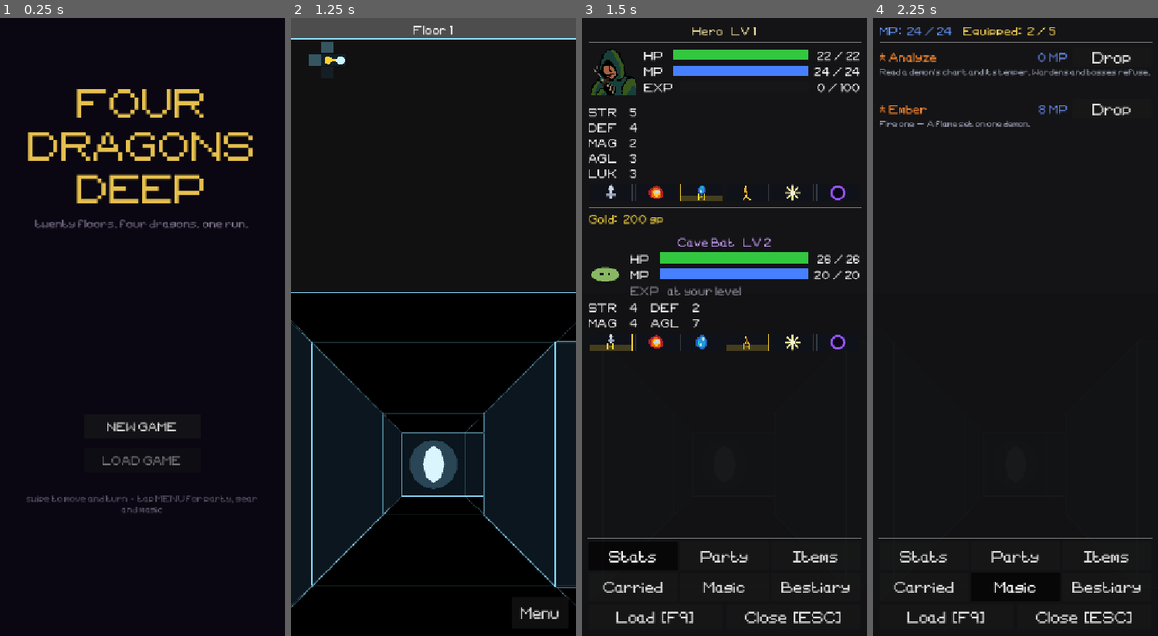
Above: before the commit, frames 1-4 (left to right).
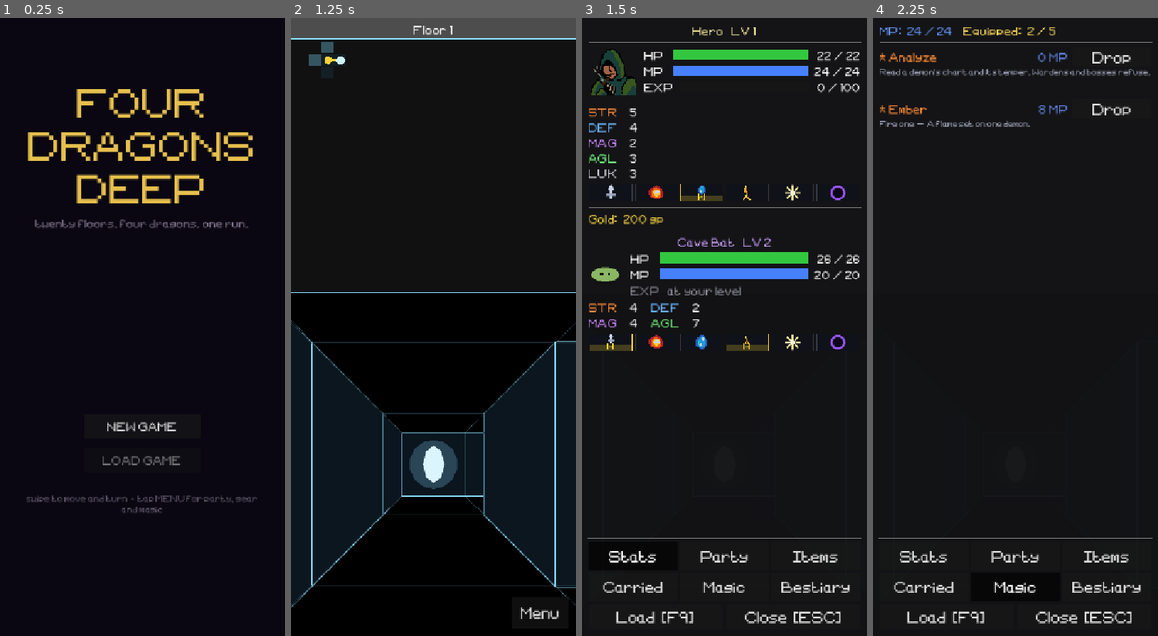
Above: after the commit, the same moments.

Repository: tausiftt5238/four-dragons-deep
Game: Godot game, scene res://scenes/title.tscn
Two runs of this game, one before a commit and one after it. Both use one fixed random seed, a clock stepped at 60 frames per second and the inputs below.
Inputs:
- Up to frame 1 (0.25 s): no input
- Up to frame 2 (1.25 s): click "NEW GAME" at 0.5 s
- Up to frame 3 (1.5 s): click "Menu" at 1.25 s
- Up to frame 4 (2.25 s): click "Magic" at 2 s

Frames 1-2 are identical in both runs. In frame 3, 0.6% of the frame differs, in the area x 2-34%, y 14-51%; in frame 4, nothing differs.

Commit message:
buffs and debuffs show as coloured arrows, one colour per stat
StageArrows replaces the "ATK+2 AGL-1" text under every combatant: four fixed
places (ATK, MAG, DEF, AGL), each in its own colour, with up arrows for a buff
and down arrows for a debuff, one per stack in a 2x2 block. Ailments stay as
words on their own line above the arrows on the party side.

The same colours mark STR/MAG/DEF/AGL on the Stats tab, both level-up
screens, and the stat word in the battle log when a buff or debuff lands.
How to Play gets the colour key.

Co-Authored-By: Claude Opus 5.5 <noreply@anthropic.com>
Claude-Session: https://claude.ai/code/session_01ELZ4VLfjEDYgo7tACjR4Rw

Diff:
--- a/scripts/ui/combat_scene.gd
+++ b/scripts/ui/combat_scene.gd
@@ -1402,9 +1402,9 @@
 	# BBCode, so a buff and a debuff in the same stack read as two colours
 	# instead of one averaged verdict. Always one line tall, and it shrinks
 	# rather than widening the column when the stack is long.
-	var stage_lbl: RichTextLabel = FitRichText.new(10, 7, 2)
-	stage_lbl.add_theme_color_override("default_color", Color(0.72, 0.78, 0.86))
-	col.add_child(stage_lbl)
+	var stages: StageArrows = StageArrows.new()
+	stages.member = foe
+	col.add_child(stages)
 
 	# The chart hangs under the demon rather than sitting in the strip above it:
 	# five icons read at a glance where "FW IS TD" had to be decoded.
@@ -1414,7 +1414,7 @@
 	col.add_child(chart)
 
 	_foe_rows.append({foe = foe, portrait = icon, name_lbl = name_lbl,
-			bar = bar, hp_lbl = hp_lbl, stage_lbl = stage_lbl, marker = marker,
+			bar = bar, hp_lbl = hp_lbl, stages = stages, marker = marker,
 			chart = chart})
 	return col
 
@@ -1471,7 +1471,7 @@
 			(r["hp_lbl"] as Label).text = "Left"
 			(r["hp_lbl"] as Label).add_theme_color_override("font_color",
 					Color(0.45, 0.45, 0.52))
-			(r["stage_lbl"] as RichTextLabel).text = ""
+			(r["stages"] as StageArrows).visible = false
 			continue
 		var alive: bool = foe.is_alive()
 		var targeted: bool = (foe == enemy) and alive
@@ -1497,12 +1497,9 @@
 		hp_lbl.add_theme_color_override("font_color",
 				hp_tint(foe.hp, foe.max_hp) if alive else Color(0.55, 0.38, 0.38))
 
-		var stage_lbl: RichTextLabel = r["stage_lbl"] as RichTextLabel
-		# On a foe the colours are inverted: what raises the thing hitting you
-		# is bad news, so its buffs read as the warning and its debuffs as the
-		# good sign.
-		var stg: Array[String] = stage_parts(foe, true)
-		stage_lbl.text = two_rows(stg) if alive else ""
+		var stages: StageArrows = r["stages"] as StageArrows
+		stages.visible = alive
+		stages.queue_redraw()
 
 		var chart: AffinityChart = r["chart"] as AffinityChart
 		chart.visible = alive and player.has_analyzed(foe.enemy_name)
@@ -2286,13 +2283,19 @@
 	val_lbl.add_theme_color_override("font_color", Color(0.62, 0.82, 0.68))
 	col.add_child(val_lbl)
 
-	var sts_lbl: RichTextLabel = FitRichText.new(10, 7, 2)
+	# Ailments stay words — there is no arrow for being poisoned — and the stat
+	# stages sit under them as arrows.
+	var sts_lbl: RichTextLabel = FitRichText.new(10, 7, 1)
 	sts_lbl.add_theme_color_override("default_color", Color(0.90, 0.78, 0.30))
 	col.add_child(sts_lbl)
 
+	var stages: StageArrows = StageArrows.new()
+	stages.member = member
+	col.add_child(stages)
+
 	_party_slots.append({member = member, portrait = icon, name_lbl = name_lbl,
 			hp_bar = hp_bar, mp_bar = mp_bar, val_lbl = val_lbl,
-			sts_lbl = sts_lbl, marker = marker})
+			sts_lbl = sts_lbl, stages = stages, marker = marker})
 	return col
 
 
@@ -2339,12 +2342,12 @@
 			mp_bar.value     = member.mp
 			val_lbl.text = "%d/%d   %d MP" % [member.hp, member.max_hp, member.mp]
 
-		var tags: Array[String] = []
 		var ail: String = _format_statuses(member.active_statuses)
-		if ail != "":
-			tags.append("[color=#e6c74d]%s[/color]" % ail)
-		tags.append_array(stage_parts(member, false))
-		(slot["sts_lbl"] as RichTextLabel).text = two_rows(tags)
+		(slot["sts_lbl"] as RichTextLabel).text = \
+				"[center][color=#e6c74d]%s[/color][/center]" % ail if ail != "" else ""
+		var stages: StageArrows = slot["stages"] as StageArrows
+		stages.visible = alive
+		stages.queue_redraw()
 
 
 # ── The menu strip ────────────────────────────────────────────────────────────
@@ -2790,13 +2793,17 @@
 			cost = PressTurn.COST_FULL}
 
 
+# In the stat's own colour, the one its arrows are drawn in.
 static func _stat_name(stat: String) -> String:
+	var word: String = stat
 	match stat:
-		CharacterSheet.STAT_ATK: return "Attack"
-		CharacterSheet.STAT_MAG: return "Magic"
-		CharacterSheet.STAT_DEF: return "Defence"
-		CharacterSheet.STAT_AGL: return "Agility"
-	return stat
+		CharacterSheet.STAT_ATK: word = "Attack"
+		CharacterSheet.STAT_MAG: word = "Magic"
+		CharacterSheet.STAT_DEF: word = "Defence"
+		CharacterSheet.STAT_AGL: word = "Agility"
+	if not StageArrows.COLORS.has(stat):
+		return word
+	return "[color=#%s]%s[/color]" % [StageArrows.color_of(stat).to_html(false), word]
 
 
 # Defence as it counts right now: the stat, the guard stance, and the stage.
@@ -3336,31 +3343,3 @@
 	return {msg = dry + "[color=red]%s calls the %s — %s takes %d.[/color]%s" % [
 			ename, word, tname, hurt, tag],
 			cost = PressTurn.COST_HALF if res["outcome"] == "weak" else PressTurn.COST_FULL}
-
-
-# A compact readout of what is stacked on someone, one entry per stat ("ATK+2",
-# "AGL-1"), each carrying its own colour. `inverted` is for the other side of
-# the fight, where a raised stat is the thing to worry about.
-static func stage_parts(member: CharacterSheet, inverted: bool) -> Array[String]:
-	var parts: Array[String] = []
-	for key: String in CharacterSheet.STAT_KEYS:
-		var st: int = member.stage(key)
-		if st == 0:
-			continue
-		var good: bool = (st > 0) != inverted
-		parts.append("[color=#%s]%s%+d[/color]" % [
-				(GearTooltip.UP if good else GearTooltip.DOWN).to_html(false),
-				key.to_upper(), st])
-	return parts
-
-
-# Centred entries over at most two lines, the first taking the odd one, so a
-# full four-stat stack is two short lines instead of one that cannot fit a slot.
-static func two_rows(parts: Array[String]) -> String:
-	if parts.is_empty():
-		return ""
-	if parts.size() <= 1:
-		return "[center]%s[/center]" % parts[0]
-	var split: int = ceili(float(parts.size()) / 2.0)
-	return "[center]%s\n%s[/center]" % ["  ".join(parts.slice(0, split)),
-			"  ".join(parts.slice(split))]
--- a/scripts/ui/demon_level_up_ui.gd
+++ b/scripts/ui/demon_level_up_ui.gd
@@ -77,7 +77,8 @@
 		var key: String = row[1] as String
 		var was: int = int(before.get(key, 0))
 		var now: int = int(after.get(key, 0))
-		_cell(grid, row[0] as String, Color(0.68, 0.68, 0.68))
+		_cell(grid, row[0] as String,
+				StageArrows.tint_for(row[0] as String, Color(0.68, 0.68, 0.68)))
 		_cell(grid, "%d  ->  %d" % [was, now], Color(0.90, 0.90, 0.90))
 		_cell(grid, "+%d" % (now - was) if now > was else "",
 				Color(0.55, 0.90, 0.55))
--- a/scripts/ui/level_up_ui.gd
+++ b/scripts/ui/level_up_ui.gd
@@ -157,6 +157,8 @@
 func _alloc_row(grid: GridContainer, stat: String) -> void:
 	var name_lbl: Label = Label.new()
 	name_lbl.text = stat.to_upper()
+	name_lbl.add_theme_color_override("font_color",
+			StageArrows.tint_for(stat, Color(0.85, 0.85, 0.88)))
 	name_lbl.custom_minimum_size = Vector2(40, 0)
 	grid.add_child(name_lbl)
 
--- a/scripts/ui/menu_tab_stats.gd
+++ b/scripts/ui/menu_tab_stats.gd
@@ -133,6 +133,8 @@
 func _add_stat_row(grid: GridContainer, stat_name: String, base: int, eff: int) -> void:
 	var name_lbl: Label = Label.new()
 	name_lbl.text = stat_name
+	name_lbl.add_theme_color_override("font_color",
+			StageArrows.tint_for(stat_name, Color(0.85, 0.85, 0.88)))
 	grid.add_child(name_lbl)
 
 	var val_lbl: Label = Label.new()
--- /dev/null
+++ b/scripts/ui/stage_arrows.gd
@@ -0,0 +1,77 @@
+# StageArrows
+# A combatant's buff and debuff stages as arrows instead of "ATK+2 AGL-1".
+#
+# Four fixed places, one per stat in STAT_KEYS order (ATK, MAG, DEF, AGL), each
+# in that stat's colour. A raised stat points its arrows up, a lowered one
+# down, one arrow per stage up to the cap, in a 2x2 block. A stat at zero leaves its place
+# empty, so a stat is always found in the same spot and in the same colour.
+#
+# Drawn, and sized by its container: it takes no width of its own, so it can
+# never widen the slot it sits in.
+class_name StageArrows extends Control
+
+const COLORS: Dictionary = {
+	"atk": Color(1.00, 0.55, 0.22),   # orange
+	"mag": Color(0.80, 0.52, 1.00),   # violet
+	"def": Color(0.42, 0.72, 1.00),   # blue
+	"agl": Color(0.45, 0.95, 0.48),   # green
+}
+const HEIGHT: float = 22.0
+
+var member: CharacterSheet = null
+
+
+func _init() -> void:
+	mouse_filter = Control.MOUSE_FILTER_IGNORE
+	custom_minimum_size = Vector2(0, HEIGHT)
+
+
+static func color_of(key: String) -> Color:
+	return COLORS.get(key, Color.WHITE) as Color
+
+
+# The same colours on a stat's name wherever it is written, so the arrows can
+# be read without a legend: STR (and ATK) orange, MAG violet, DEF blue, AGL
+# green. Anything else — LUK, HP, MP — keeps `fallback`.
+static func tint_for(stat_name: String, fallback: Color) -> Color:
+	match stat_name.to_lower():
+		"str", "atk", "attack": return COLORS["atk"]
+		"mag", "magic":         return COLORS["mag"]
+		"def", "defence":       return COLORS["def"]
+		"agl", "agility":       return COLORS["agl"]
+	return fallback
+
+
+func _draw() -> void:
+	if member == null or size.x <= 0.0:
+		return
+	var keys: Array[String] = CharacterSheet.STAT_KEYS
+	var group_w: float = size.x / float(keys.size())
+	# Each stat's arrows sit in a 2x2 block rather than a line of four, which
+	# doubles how big each one can be in a quarter of a battle column. Filled
+	# left to right, top row first, so the count reads like dice.
+	var cell: Vector2 = Vector2(minf(group_w * 0.5, size.y * 0.9), size.y * 0.5)
+	var w: float = cell.x * 0.78
+	var h: float = cell.y * 0.80
+	for i: int in keys.size():
+		var key: String = keys[i]
+		var st: int = member.stage(key)
+		if st == 0:
+			continue
+		var n: int = mini(absi(st), CharacterSheet.BUFF_CAP)
+		var col: Color = color_of(key)
+		var left: float = group_w * float(i) + (group_w - cell.x * 2.0) * 0.5
+		for j: int in n:
+			var at: Vector2 = Vector2(left + cell.x * (float(j % 2) + 0.5),
+					cell.y * (float(j / 2) + 0.5))
+			_arrow(at, w, h, st > 0, col)
+
+
+func _arrow(at: Vector2, w: float, h: float, up: bool, col: Color) -> void:
+	var tip: float = -h * 0.5 if up else h * 0.5
+	var pts: PackedVector2Array = PackedVector2Array([
+		at + Vector2(0.0, tip),
+		at + Vector2(w * 0.5, -tip),
+		at + Vector2(-w * 0.5, -tip),
+	])
+	draw_colored_polygon(pts, col)
Not shown, added: scripts/ui/stage_arrows.gd.uid
Not shown, changed: docs/how-to-play.md
